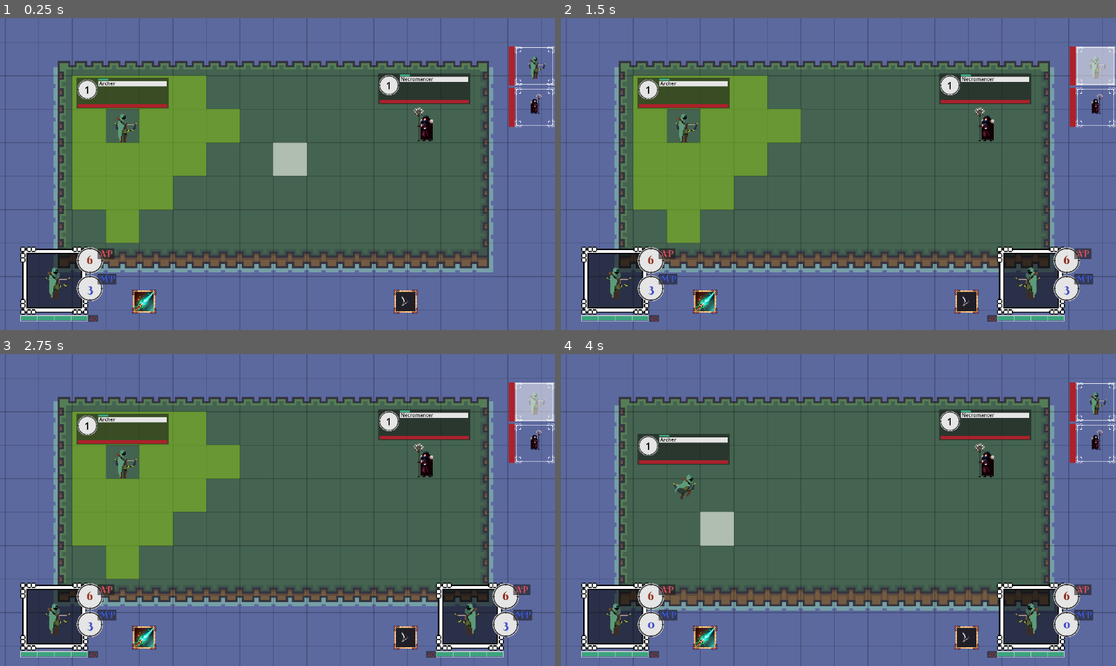
Above: before the commit, frames 1-4 (two rows, left to right).
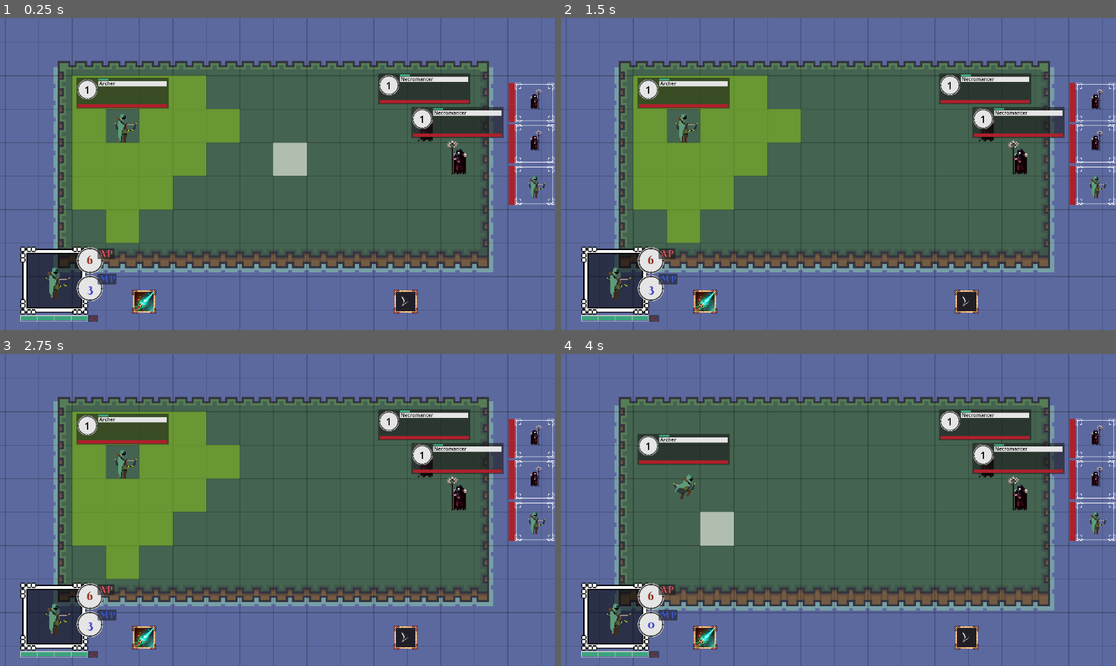
Above: after the commit, the same moments.

Repository: Xeronax/laughing-arrow
Game: Godot game, scene res://Main.tscn
Same seed, same stepped clock (60 frames per second), same inputs: the game is played once before the commit and once after it.
Inputs (mouse positions are in pixels of both pictures, inside the frame that each line leads up to):
- Up to frame 1 (0.25 s): no input
- Up to frame 2 (1.5 s): click (1093, 64) at 0.52 s; click (1093, 64) at 1.27 s
- Up to frame 3 (2.75 s): click (532, 400) at 2.02 s
- Up to frame 4 (4 s): move the mouse to (960, 494) at 2.77 s; click (960, 494) at 2.92 s; tap Enter at 3.5 s; move the mouse to (727, 525) at 3.52 s; click (727, 525) at 3.67 s

The runs differ from the first frame. In frame 1, 2.9% of the frame differs, in the area x 74-100%, y 9-60%; in frame 2, 7.0%; in frame 3, 7.0%, in the area x 74-100%, y 9-98%; in frame 4, 6.3%.

Commit message:
added a second npc to test turn list

Diff:
--- a/Main.tscn
+++ b/Main.tscn
@@ -629,3 +629,6 @@
 [node name="Player" parent="." instance=ExtResource("5_vb872")]
 
 [node name="Dummy" parent="." instance=ExtResource("6_yln2q")]
+
+[node name="Dummy2" parent="." node_paths=PackedStringArray("target") instance=ExtResource("6_yln2q")]
+target = NodePath("../Player")
--- a/global.gd
+++ b/global.gd
@@ -41,8 +41,9 @@
 
 	teleport_character(current_scene.player, 4, 4)
 	teleport_character(current_scene.dummy, 13, 4)
+	teleport_character(current_scene.dummy2, 14, 5)
 
-	var combatants: Array[BattleCharacter] = [current_scene.player, current_scene.dummy]
+	var combatants: Array[BattleCharacter] = [current_scene.player, current_scene.dummy, current_scene.dummy2]
 	current_scene.battle_manager.start_battle(combatants)
 
 func set_ui_children(node: Control):
--- a/main.gd
+++ b/main.gd
@@ -2,6 +2,7 @@
 
 @onready var player: BattleCharacter = $Player
 @onready var dummy: BattleCharacter = $Dummy
+@onready var dummy2: BattleCharacter = $Dummy2
 @onready var map: TileMapLayer = $LayerHolder/Ground
 @onready var battle_manager: Node2D = $BattleManager
 @onready var ui: CanvasLayer = $UI
--- a/ui/turn_order/CharacterBox.tscn
+++ b/ui/turn_order/CharacterBox.tscn
@@ -68,6 +68,6 @@
 offset_bottom = 21.0
 rotation = 1.5708
 scale = Vector2(0.298, 0.615)
-fill_mode = 3
+fill_mode = 1
 texture_under = ExtResource("3_4a05x")
 texture_progress = ExtResource("4_y6mdo")
--- a/ui/turn_order/TurnList.tscn
+++ b/ui/turn_order/TurnList.tscn
@@ -32,3 +32,4 @@
 layout_mode = 2
 size_flags_horizontal = 3
 size_flags_vertical = 3
+alignment = 2
--- a/ui/turn_order/turn_list.gd
+++ b/ui/turn_order/turn_list.gd
@@ -3,11 +3,19 @@
 @onready var container: VBoxContainer = $VBox
 
 var _character_box: PackedScene = preload("res://ui/turn_order/CharacterBox.tscn")
+var current_turn: Control = null
 # Called when the node enters the scene tree for the first time.
 func _ready() -> void:
 	await(Global.all_ready)
 	Global.battle_manager.participants_populated.connect(_create_list)
+	Global.battle_manager.turn_starting.connect(_next_turn)
 	Global.set_ui_children(self)
+
+func _next_turn() -> void:
+	var child = container.get_children()[0]
+	print("Popping ", container.get_children()[0].character)
+	container.remove_child(child)
+	container.add_child(child)
 
 func _get_box(character: BattleCharacter) -> Variant:
 	var boxes = get_children()
@@ -17,7 +25,9 @@
 	return null
 
 func _create_list(characters: Array) -> void:
-	for character in characters:
+	var temp = characters.duplicate()
+	temp.reverse()
+	for character in temp:
 		_create_character_box(character)
 
 func _create_character_box(character: BattleCharacter) -> void:
--- a/utils/battle_manager/battle_manager.gd
+++ b/utils/battle_manager/battle_manager.gd
@@ -10,6 +10,7 @@
 var current_round: int = 1 ## A round consists of a full cycle of turns for each BattleCharacter
 
 signal participants_populated(participants) ## Emitted when participants_in_turn_order array is initialized
+signal turn_starting
 
 ## Sorts the participants_in_turn_order array by initiative
 func set_turn_order() -> void:
@@ -36,7 +37,7 @@
 		character.turn_ending.connect(next_turn)
 	set_turn_order()
 	set_teams()
-	emit_signal('participants_populated', participants_in_turn_order)
+	participants_populated.emit(participants_in_turn_order)
 	participants_in_turn_order[current_turn_idx].start_turn()
 
 func next_turn() -> void:
@@ -45,4 +46,5 @@
 		current_turn_idx = 0
 		current_round += 1
 	var current_player: BattleCharacter = participants_in_turn_order[current_turn_idx]
+	turn_starting.emit()
 	current_player.start_turn()
